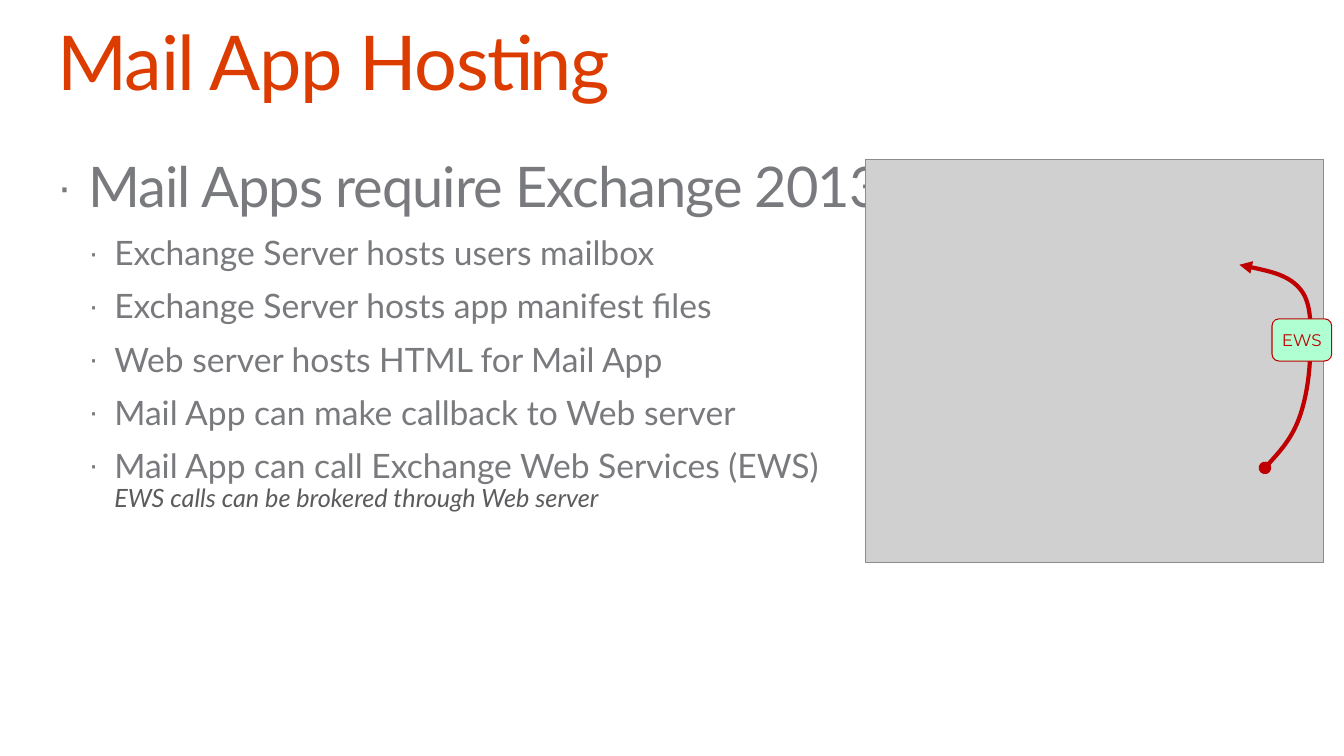
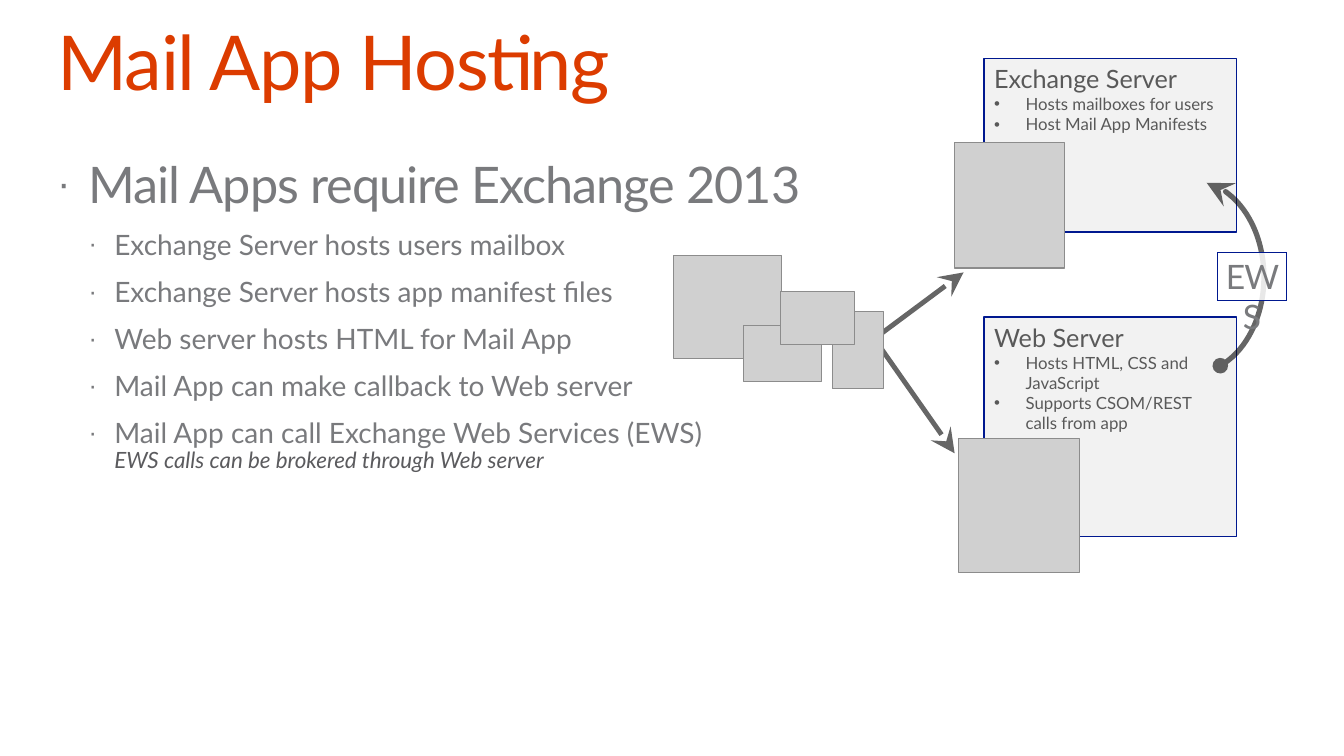
Before and after one commit to OfficeDev/TrainingContent, a slide deck: slide 12 of O3652-1 Deep Dive Apps for Office in Outlook/O3652-1 Deep Dive into Apps for Office in Outlook.pptx. Drawn at 1344x756 pixels with LibreOffice and Linux fonts; fonts in the diff are those of the drawing; grey boxes stand for pictures; background and template pictures are left out. Boxes give left, top, right and bottom in pixels: in the first picture for what was removed or moved away, otherwise in the second. Text is boxed around its words. In the diff, an @@ line names an element or a change of style, - is before the commit and + after.

```diff
--- a/O3652-1 Deep Dive Apps for Office in Outlook/O3652-1 Deep Dive into Apps for Office in Outlook.pptx
+++ b/O3652-1 Deep Dive Apps for Office in Outlook/O3652-1 Deep Dive into Apps for Office in Outlook.pptx
@@ text "Mail Apps require Exchange 2013" at [89, 166, 800, 472]: size 40 to 36 pt in "Mail Apps require Exchange 2013"; size 24 to 20 pt in "Exchange Server hosts users mailbox", "Exchange Server hosts app manifest files", "Web server hosts HTML for Mail App", "Mail App can make callback to Web ..." and 1 more places; size 18 to 16 pt in "EWS calls can be brokered through Web ..." @@
@@ picture removed at [866, 160, 1325, 563] @@
@@ rectangle "EWS": place and size @@
-rectangle "EWS" at [1272, 319, 1332, 361]
+rectangle "EWS" at [1217, 252, 1287, 300]
@@ rectangle "EWS" at [1217, 252, 1287, 300]: size 12 to 24 pt, font Montserrat to Lato, text colour #C00000 to #797A7D, letter spacing 0 to -0.7 pt; vertical alignment middle to top; rounded rectangle to rectangle; fill #B0FFD3 to #FFFFFF at 85% opacity; outline #C00000 0.75 pt to #00188F 0.75 pt @@
@@ freeform shape removed at [1239, 265, 1311, 468] @@
@@ group added at [674, 58, 1264, 574]: 6 pictures, 2 rectangles, 2 arrows, 1 arc (boxed as its full ellipse) @@
+Web Server
+• Hosts HTML, CSS and JavaScript
+• Supports CSOM/REST calls from app
+Exchange Server
+• Hosts mailboxes for users
+• Host Mail App Manifests
```
Also in this commit, not shown: 3 other slides changed, 4 other files.
